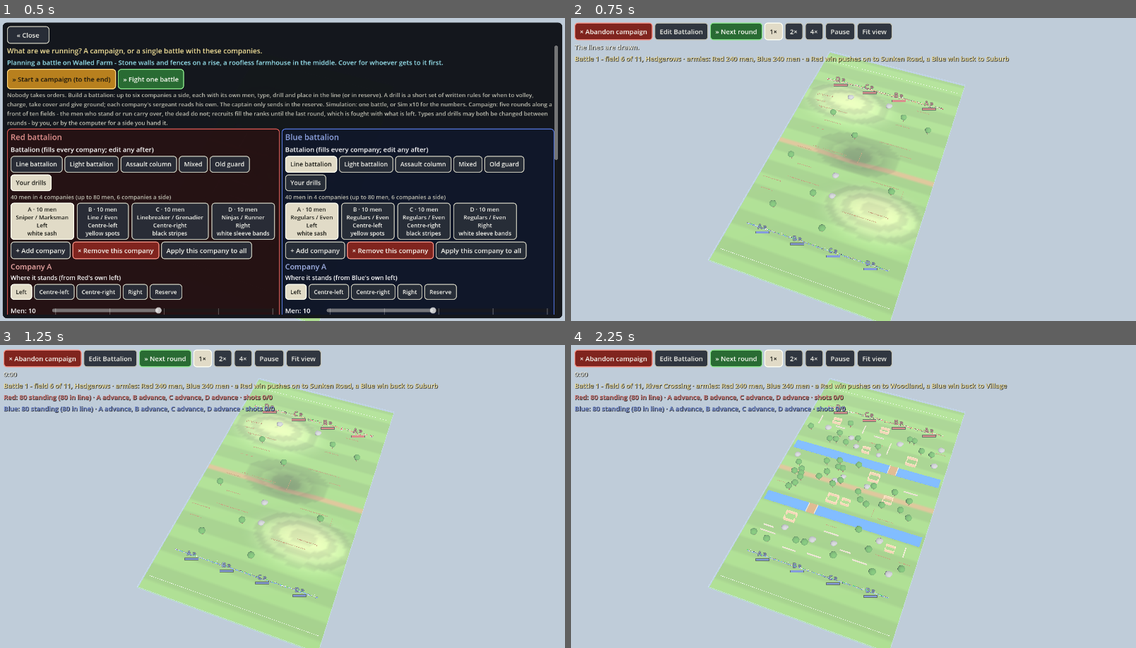
Above: before the commit, frames 1-4 (two rows, left to right).
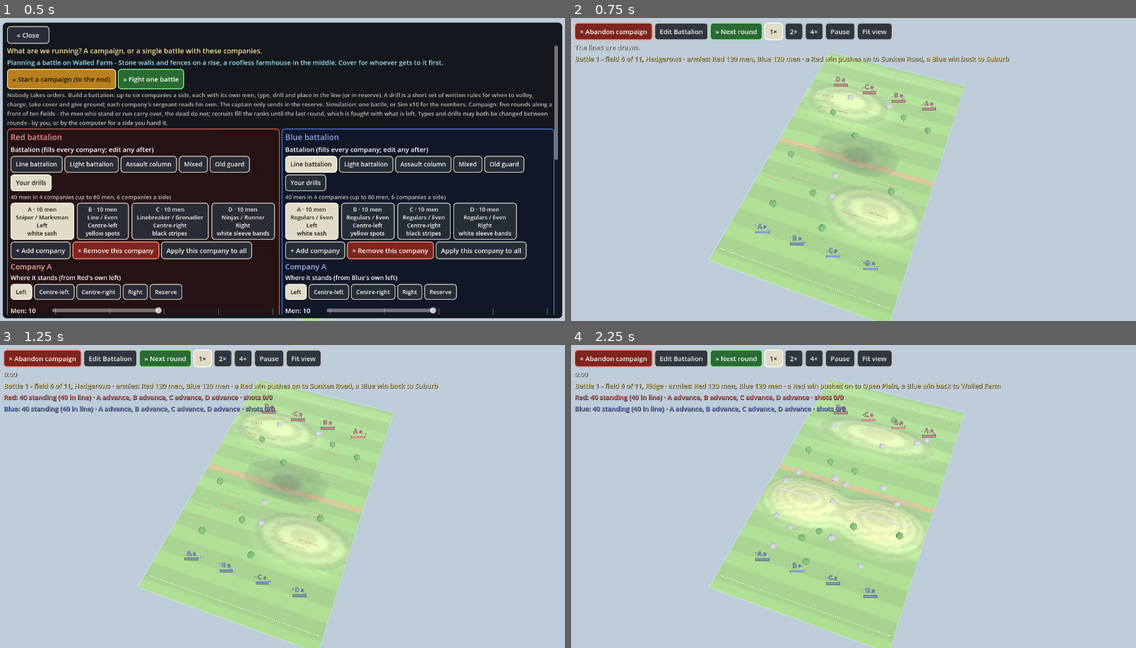
Above: after the commit, the same moments.

Repository: nathandunn/drillbook-bots
Game: Godot game, scene res://scenes/Main.tscn
Two runs of this game, one before a commit and one after it. Both use one fixed random seed, a clock stepped at 60 frames per second and the inputs below.
Inputs:
- Up to frame 1 (0.5 s): no input
- Up to frame 2 (0.75 s): click "» Start a campaign (to the en…" at 0.5 s
- Up to frame 3 (1.25 s): no input
- Up to frame 4 (2.25 s): click "× Abandon campaign" at 1.25 s; click "» Start a campaign (to the en…" at 2 s

Frame 1 is identical in both runs. In frame 2, 0.2% of the frame differs, in the area x 27-66%, y 12-84%; in frame 3, 0.3%; in frame 4, 7.6%, in the area x 3-78%, y 12-84%.
Error before the commit: Out of bounds get index '1' (on base: 'Array') (res://scripts/main.gd:672)
Error after the commit: Out of bounds get index '1' (on base: 'Array') (res://scripts/main.gd:673)

Commit message:
Campaign: companies of ten again - forty a side per battle, still four companies
Owner, 2026-09-30: back to forty a side as before (companies of twenty made every campaign
battle 80 a side and slow). An army is now twelve companies of ten; four fight; a company cut
under three joins another.

Co-Authored-By: Claude Opus 5.5 <noreply@anthropic.com>
Claude-Session: https://claude.ai/code/session_0151CJsskN2V3a8mXPF74qvd

Diff:
--- a/scripts/hud.gd
+++ b/scripts/hud.gd
@@ -397,7 +397,7 @@
 	_field_help = fhelp
 	_section(box, "The campaign")
 	var fnote := Label.new()
-	fnote.text = "A war along a front of eleven fields drawn at random from the thirteen; it opens on the middle field. Each army is twelve companies of twenty, patterned on the companies set up here (A-D, then repeated), and four fight each battle - the freshest four by default; swap them between battles. No recruits: the dead are gone, the living fight on, and a company cut under five joins another. Each win pushes the fig …(128 unchanged characters)…
+	fnote.text = "A war along a front of eleven fields drawn at random from the thirteen; it opens on the middle field. Each army is twelve companies of ten, patterned on the companies set up here (A-D, then repeated), and four fight each battle - the freshest four by default; swap them between battles. No recruits: the dead are gone, the living fight on, and a company cut under three joins another. Each win pushes the fig …(128 unchanged characters)…
 	fnote.autowrap_mode = TextServer.AUTOWRAP_WORD_SMART
 	fnote.add_theme_font_size_override("font_size", 13)
 	fnote.add_theme_color_override("font_color", Color(0.75, 0.75, 0.7))
--- a/scripts/main.gd
+++ b/scripts/main.gd
@@ -14,13 +14,14 @@
 var _restart_timer := -1.0
 var _base_seed := -1
 
-# --- campaign: a front of eleven fields drawn at random; armies of twelve companies of twenty,
+# --- campaign: a front of eleven fields drawn at random; armies of twelve companies of ten,
 # four fighting at a time, no recruits; won by carrying the enemy's last field or by the enemy
 # having nobody left
 const FRONT_LEN := 11
 const ARMY_COMPANIES := 12
-const COMPANY_MEN := 20
+const COMPANY_MEN := 10
 const FIGHTING := 4
+const MERGE_BELOW := 3   # a company with fewer men than this joins another
 const ROUND_CAP := 30
 const ARMY_NAMES := ["A", "B", "C", "D", "E", "F", "G", "H", "I", "J", "K", "L"]
 var front: Array[String] = []
@@ -419,7 +420,7 @@
 	_ai_type_picks = ["", ""]
 	_doctrine_record = [{}, {}]
 	_last_doctrine = ["", ""]
-	# the armies: twelve companies of twenty, patterned on the companies set up under Edit
+	# the armies: twelve companies of ten (forty a side in each battle), patterned on the companies set up under Edit
 	# Battalion (A-D as set up, then repeated); the first four fight first
 	for t in 2:
 		manager.store_company(t)
@@ -564,20 +565,20 @@
 	_start_next()
 
 
-## A company cut to fewer than five (a quarter of twenty) is broken up: its men join the
+## A company cut to fewer than three is broken up: its men join the
 ## standing company with the most room. Returns what happened, for the round panel.
 func _merge_army(t: int) -> Array:
 	var ar: Array = armies[t]
 	var notes := []
 	for i in ar.size():
 		var n: int = (ar[i]["men"] as Array).size()
-		if n == 0 or n >= COMPANY_MEN / 4:
+		if n == 0 or n >= MERGE_BELOW:
 			continue
 		var best := -1
 		var best_room := 0
 		for o in ar.size():
 			var on: int = (ar[o]["men"] as Array).size()
-			if o == i or on < COMPANY_MEN / 4:
+			if o == i or on < MERGE_BELOW:
 				continue
 			var room: int = COMPANY_MEN - on
 			if room >= n and room > best_room:
